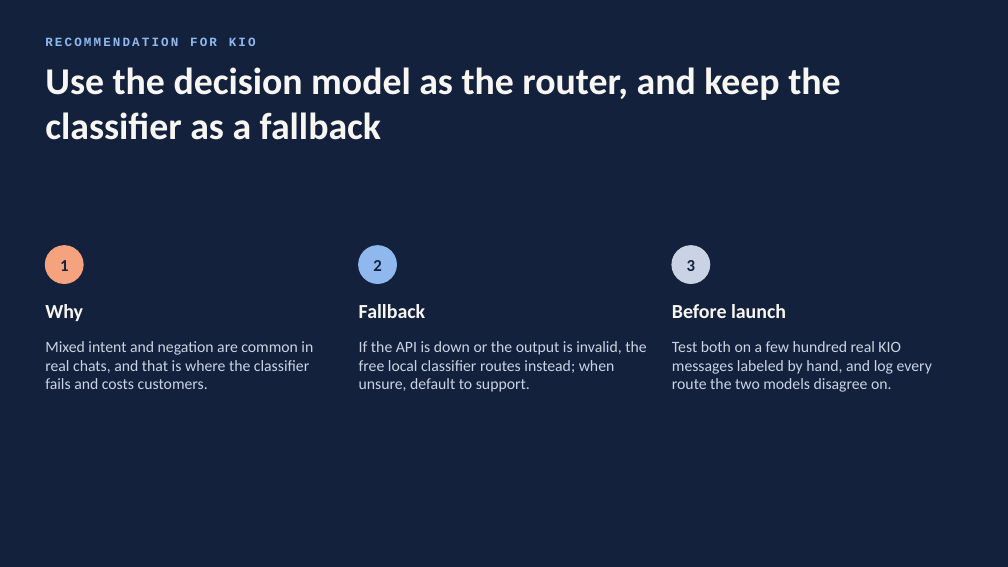
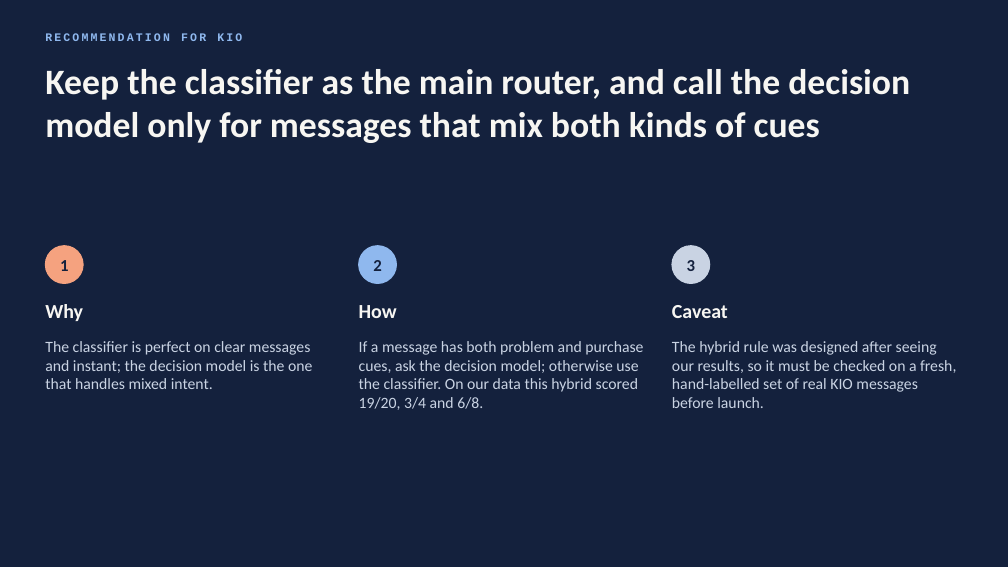
Before and after one commit to Ahmed-Aldmrdash/Ml-project01-agent-kio-routing, a slide deck: slide 12 of docs/ML_Project01_Agent_KIO_Routing.pptx. Drawn at 1008x567 pixels with LibreOffice and Linux fonts; fonts in the diff are those of the drawing. Boxes give left, top, right and bottom in pixels: in the first picture for what was removed or moved away, otherwise in the second. Text is boxed around its words. In the diff, an @@ line names an element or a change of style, - is before the commit and + after.

```diff
--- a/docs/ML_Project01_Agent_KIO_Routing.pptx
+++ b/docs/ML_Project01_Agent_KIO_Routing.pptx
@@ text "RECOMMENDATION FOR KIO" at (x1=45, y1=33, x2=242, y2=41): size 12 to 11 pt; vertical alignment middle to top @@
@@ title at (x1=45, y1=69, x2=910, y2=143): text changed; size 36 to 34 pt @@
-Use the decision model as the router, and keep the classifier as a fallback
+Keep the classifier as the main router, and call the decision model only for messages that mix both kinds of cues
@@ text at (x1=359, y1=305, x2=397, y2=318): text changed @@
-Fallback
+How
@@ text at (x1=672, y1=305, x2=728, y2=318): text changed @@
-Before launch
+Caveat
@@ text at (x1=45, y1=341, x2=312, y2=389): text changed @@
-Mixed intent and negation are common in real chats, and that is where the classifier fails and costs customers.
+The classifier is perfect on clear messages and instant; the decision model is the one that handles mixed intent.
@@ text at (x1=359, y1=341, x2=643, y2=410): text changed @@
-If the API is down or the output is invalid, the free local classifier routes instead; when unsure, default to support.
+If a message has both problem and purchase cues, ask the decision model; otherwise use the classifier. On our data this hybrid scored 19/20, 3/4 and 6/8.
@@ text at (x1=672, y1=341, x2=956, y2=408): text changed @@
-Test both on a few hundred real KIO messages labeled by hand, and log every route the two models disagree on.
+The hybrid rule was designed after seeing our results, so it must be checked on a fresh, hand-labelled set of real KIO messages before launch.
```
Also in this commit, not shown: 9 other slides changed, 4 slides added, 3 slides removed, 13 other files.
